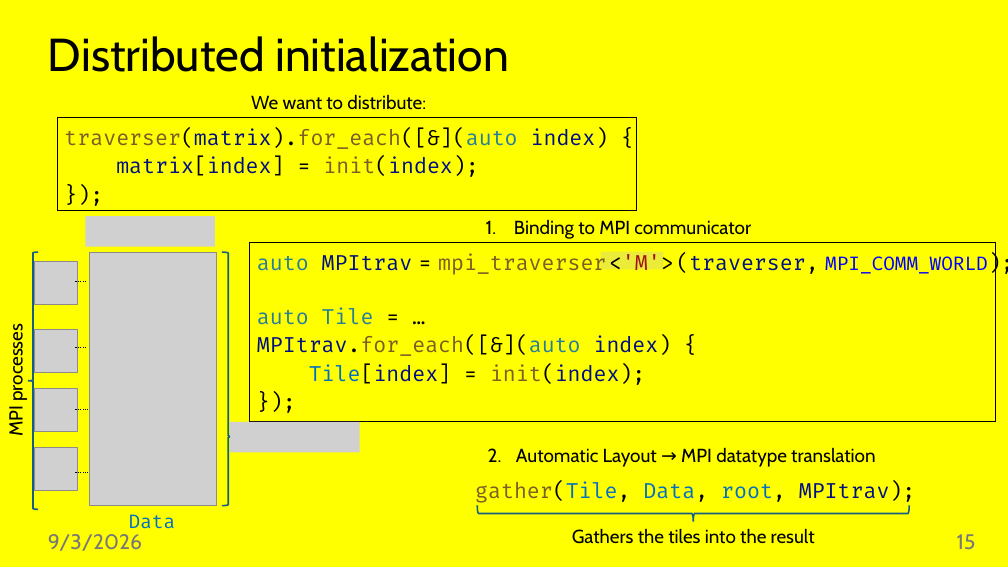
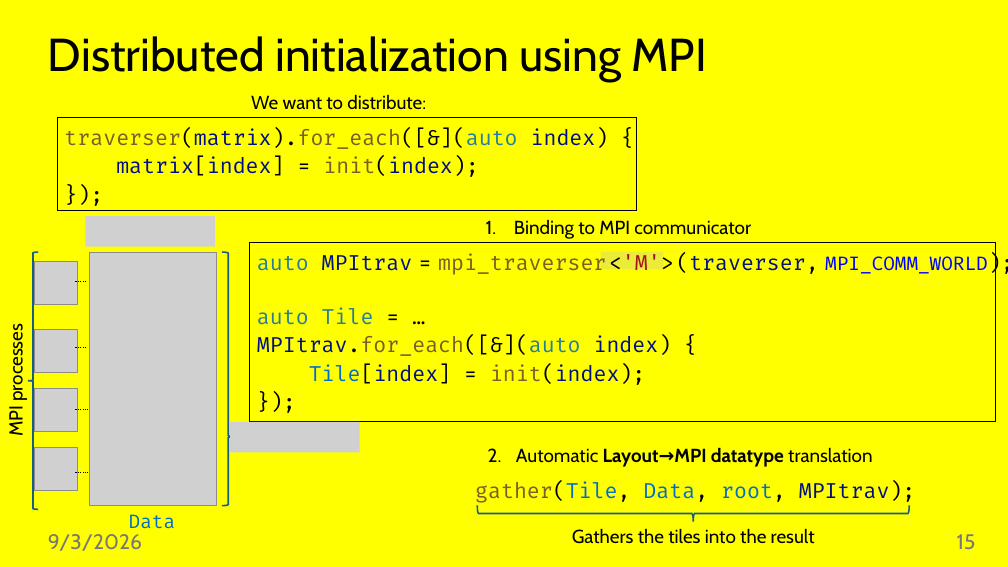
Before and after one commit to jiriklepl/phd-thesis, a slide deck: slide 15 of slides/Optimizing Memory Layouts and Traversal Orders in High-Performance Computing.pptx. Drawn at 1008x567 pixels with LibreOffice and Linux fonts; fonts in the diff are those of the drawing; grey boxes stand for pictures; background and template pictures are left out. Boxes give left, top, right and bottom in pixels: in the first picture for what was removed or moved away, otherwise in the second. Text is boxed around its words. In the diff, an @@ line names an element or a change of style, - is before the commit and + after.

Commit message:
some changes

```diff
--- a/slides/Optimizing Memory Layouts and Traversal Orders in High-Performance Computing.pptx
+++ b/slides/Optimizing Memory Layouts and Traversal Orders in High-Performance Computing.pptx
@@ title at bbox=[48, 36, 708, 82]: text changed @@
-Distributed initialization
+Distributed initialization using MPI
@@ text at bbox=[516, 447, 872, 467]: spaces changed @@
-2. Automatic Layout → MPI datatype translation
+2. Automatic Layout→MPI datatype translation
```
Also in this commit, not shown: 5 other slides changed.
